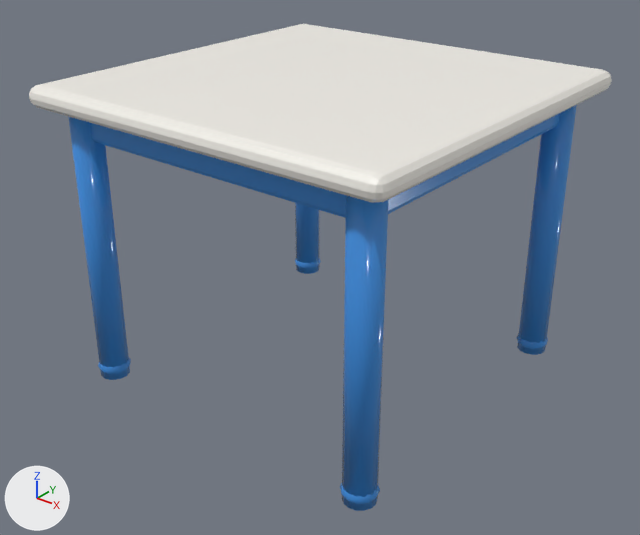
What one commit did to the glTF model web/public/assets/models/kids/kidsTable.glb.
Rendered twice from a 50 mm lens placed at (0.823, -1.052, 0.826), pointed at (0.006, -0.031, 0.193). Every picture has the same lights, and +X, +Y and +Z are marked at lower left. The first picture is the older version. Vertices at exactly the same position are counted once.

The scene before the commit, as lines of its bpy script (objects in view):
```python
me_kidstable = bpy.data.meshes.new('kidsTable')
me_kidstable.from_pydata(...)  # 496 vertices, 952 faces; spans x -0.32..0.32, y -0.32..0.32, z 0.0..0.5
# faces by material slot: [156, 796]
me_kidstable.materials.append(mat_ktable_top)
me_kidstable.materials.append(mat_ktable)
ob_kidstable = bpy.data.objects.new('kidsTable', me_kidstable)
ob_kidstable.location = (0.0, 0.0, 0.0)
```
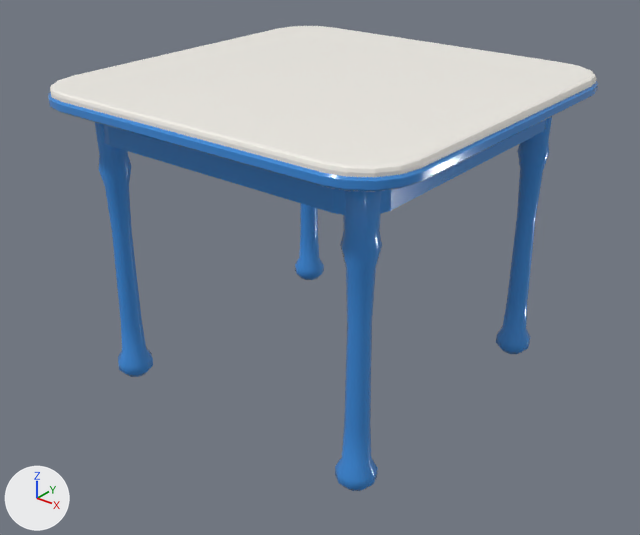
Boxes [x1, y1, x2, y2] around the edits, measured in the pictures (640 x 535 px):
'kidsTable', reshaped, moved
    before: [29, 24, 612, 511]
    after: [48, 26, 598, 491]
part 1 of me_kidstable, rebuilt (6% narrower, 7% shorter)
    before: [29, 24, 612, 203]
    after: [50, 26, 596, 192]
part 2 of me_kidstable, rebuilt (8% shorter)
    before: [90, 113, 560, 218]
    after: [103, 119, 547, 215]
part 3 of me_kidstable, rebuilt
    before: [342, 195, 389, 511]
    after: [335, 191, 382, 491]
part 4 of me_kidstable, rebuilt (7% narrower)
    before: [517, 105, 577, 355]
    after: [496, 117, 552, 354]
part 5 of me_kidstable, rebuilt (6% narrower)
    before: [68, 116, 130, 380]
    after: [95, 122, 153, 377]
part 6 of me_kidstable, rebuilt
    before: [295, 203, 319, 274]
    after: [295, 203, 324, 280]
part 7 of me_kidstable, added
    after: [48, 81, 598, 191]
part 8 of me_kidstable, deleted
    before: [516, 333, 548, 350]
part 9 of me_kidstable, deleted
    before: [98, 358, 131, 375]
part 10 of me_kidstable, deleted
    before: [295, 258, 321, 269]
part 11 of me_kidstable, deleted
    before: [340, 483, 380, 505]

Patch to the scene script:
```diff
--- a/web/public/assets/models/kids/kidsTable.glb.py
+++ b/web/public/assets/models/kids/kidsTable.glb.py
@@ me_kidstable @@
 # used by ob_kidstable; location = (0.0, 0.0, 0.0)
-me_kidstable.from_pydata(...)  # 496 vertices, 952 faces; spans x -0.32..0.32, y -0.32..0.32, z 0.0..0.5
+me_kidstable.from_pydata(...)  # 752 vertices, 1484 faces; spans x -0.32..0.32, y -0.32..0.32, z 0.0..0.5
+# me_kidstable part 1: the loose piece of 80 vertices spanning x -0.32..0.32, y -0.32..0.32, z 0.465..0.5 is rebuilt with 120 vertices and now spans x -0.316..0.316, y -0.316..0.316, z 0.47..0.5
+# me_kidstable part 2: the loose piece of 56 vertices spanning x -0.27..0.27, y -0.27..0.27, z 0.415..0.465 is rebuilt with 64 vertices and now spans x -0.26..0.26, y -0.26..0.26, z 0.415..0.47
+# me_kidstable part 3: the loose piece of 28 vertices spanning x 0.236..0.284, y -0.285..-0.235, z 0.0..0.465 is rebuilt with 102 vertices and now spans x 0.205..0.265, y -0.264..-0.206, z 0.0..0.47
+# me_kidstable part 4: the loose piece of 28 vertices spanning x 0.236..0.284, y 0.235..0.285, z 0.0..0.465 is rebuilt with 102 vertices and now spans x 0.205..0.265, y 0.206..0.264, z 0.0..0.47
+# me_kidstable part 5: the loose piece of 28 vertices spanning x -0.284..-0.236, y -0.285..-0.235, z 0.0..0.465 is rebuilt with 102 vertices and now spans x -0.265..-0.205, y -0.264..-0.206, z 0.0..0.47
+# me_kidstable part 6: the loose piece of 28 vertices spanning x -0.284..-0.236, y 0.235..0.285, z 0.0..0.465 is rebuilt with 102 vertices and now spans x -0.265..-0.205, y 0.206..0.264, z 0.0..0.47
+# me_kidstable part 7: a new loose piece of 160 vertices spanning x -0.32..0.32, y -0.32..0.32, z 0.473..0.489, in mat_ktable
+# me_kidstable part 8: the loose piece of 62 vertices spanning x 0.232..0.288, y 0.232..0.288, z 0.0..0.036 is deleted
+# me_kidstable part 9: the loose piece of 62 vertices spanning x -0.288..-0.232, y -0.288..-0.232, z 0.0..0.036 is deleted
+# me_kidstable part 10: the loose piece of 62 vertices spanning x -0.288..-0.232, y 0.232..0.288, z 0.0..0.036 is deleted
+# me_kidstable part 11: the loose piece of 62 vertices spanning x 0.232..0.288, y -0.288..-0.232, z 0.0..0.036 is deleted
 me_kidstable.materials.append(mat_ktable_top)
```
